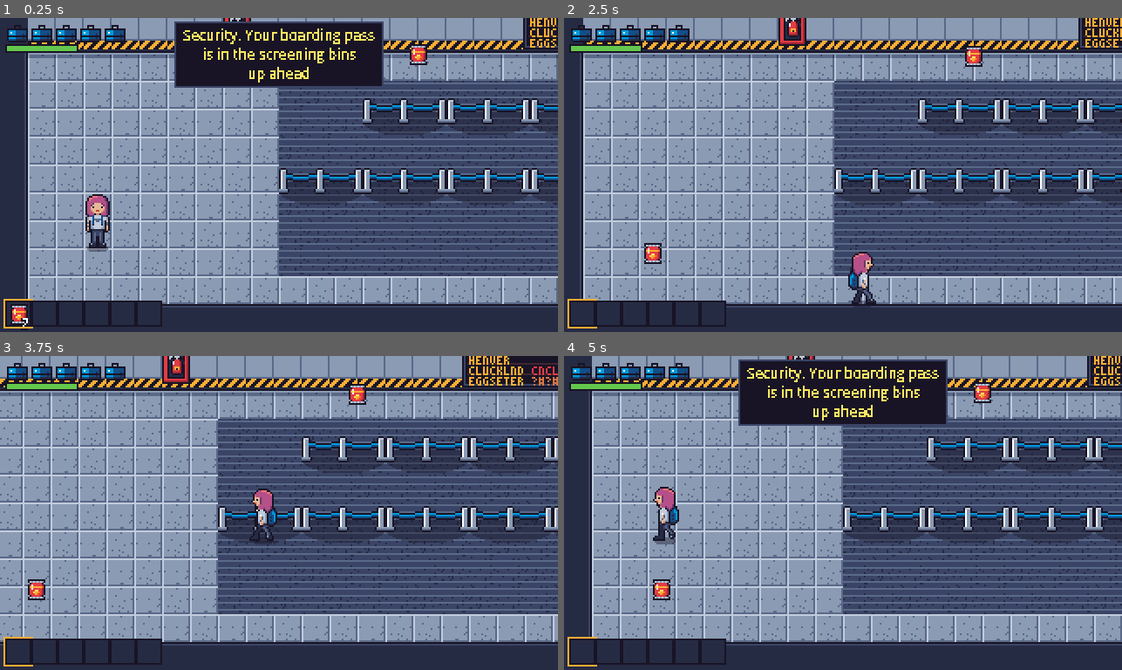
Above: before the commit, frames 1-4 (two rows, left to right).
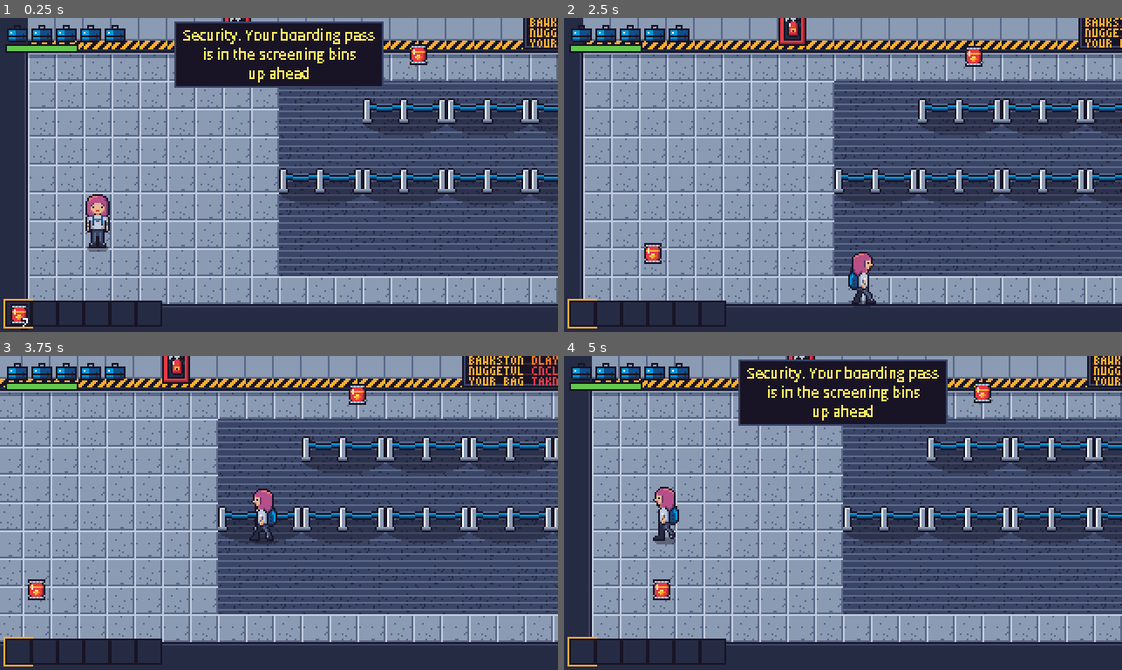
Above: after the commit, the same moments.

Repository: mvdmakesthings/PlanePoultryPanic
Game: Godot game, scene res://scenes/levels/level_02_security.tscn
Same seed, same stepped clock (60 frames per second), same inputs: the game is played once before the commit and once after it. This scene is started directly instead of the project's main scene.
Inputs (mouse positions are in pixels of both pictures, inside the frame that each line leads up to):
- Up to frame 1 (0.25 s): no input
- Up to frame 2 (2.5 s): tap Enter (ui_accept) at 0.5, 0.77, 1.07, 1.52, 1.82 s; move the mouse to (965, 159) at 0.52 s; hold D (move_right) 0.53-1.28 s; hold G (drop_item) 0.53-1.28 s; click (965, 159) at 0.67 s; move the mouse to (731, 190) at 1.27 s; hold S (move_down) 1.28-2.03 s; tap E (eat_snack) at 1.35 s; move the mouse to (898, 105) at 2.02 s; hold D (move_right) from 2.03 s (still down); hold F (interact) from 2.03 s (still down)
- Up to frame 3 (3.75 s): move the mouse to (251, 575) at 2.77 s; release D (move_right) at 2.78 s; release F (interact) at 2.78 s; hold W (move_up) 2.78-3.53 s; tap R (next_item) at 2.85 s; click (251, 575) at 2.92 s; tap Enter (ui_accept) at 3.02, 3.32 s; move the mouse to (446, 560) at 3.52 s; hold A (move_left) from 3.53 s (still down); hold Q (prev_item) from 3.53 s (still down)
- Up to frame 4 (5 s): keep holding A (move_left); tap Enter (ui_accept) at 3.77, 4.07, 4.52, 4.82 s; move the mouse to (675, 465) at 4.27 s; release Q (prev_item) at 4.28 s; tap Shift (run) at 4.35 s

The runs differ from the first frame. In frame 1, 0.1% of the frame differs, in the area x 95-100%, y 0-10%; in frame 2, 0.2%; in frame 3, 0.4%, in the area x 84-100%, y 0-10%; in frame 4, 0.1%.

Commit message:
Give each area its own, stranger departure board
Security, the Food Court, the gate areas and the final gate each hang
their own board: YOUR BAG TAKN, DRUMSTIK RUN!, GATE C13 LAST CALL, and
at the end HUMANS GONE and BAWK BWK. Arrivals keeps the original.

Diff:
--- a/game/scenes/levels/level_02_security.tscn
+++ b/game/scenes/levels/level_02_security.tscn
@@ -2,7 +2,7 @@
 
 [ext_resource type="Script" path="res://scripts/levels/level_02_security.gd" id="1_r"]
 [ext_resource type="Texture2D" path="res://assets/sprites/signs.png" id="2_r"]
-[ext_resource type="Texture2D" path="res://assets/sprites/departure_board.png" id="3_r"]
+[ext_resource type="Texture2D" path="res://assets/sprites/departure_board_security.png" id="3_r"]
 [ext_resource type="Script" path="res://scripts/objects/flipbook_sprite.gd" id="4_r"]
 [ext_resource type="Texture2D" path="res://assets/sprites/window.png" id="5_r"]
 [ext_resource type="Texture2D" path="res://assets/sprites/security_litter.png" id="6_r"]
--- a/game/scenes/levels/level_03_food_court.tscn
+++ b/game/scenes/levels/level_03_food_court.tscn
@@ -3,7 +3,7 @@
 [ext_resource type="Script" path="res://scripts/levels/level_03_food_court.gd" id="1_r"]
 [ext_resource type="Texture2D" path="res://assets/sprites/restaurant_fronts.png" id="2_r"]
 [ext_resource type="Texture2D" path="res://assets/sprites/signs.png" id="3_r"]
-[ext_resource type="Texture2D" path="res://assets/sprites/departure_board.png" id="4_r"]
+[ext_resource type="Texture2D" path="res://assets/sprites/departure_board_food_court.png" id="4_r"]
 [ext_resource type="Script" path="res://scripts/objects/flipbook_sprite.gd" id="5_r"]
 [ext_resource type="Texture2D" path="res://assets/sprites/food_litter.png" id="6_r"]
 [ext_resource type="Texture2D" path="res://assets/sprites/floor_litter.png" id="7_r"]
--- a/game/scenes/levels/level_04_gates.tscn
+++ b/game/scenes/levels/level_04_gates.tscn
@@ -2,7 +2,7 @@
 
 [ext_resource type="Script" path="res://scripts/levels/level_04_gates.gd" id="1_r"]
 [ext_resource type="Texture2D" path="res://assets/sprites/gate_doors.png" id="2_r"]
-[ext_resource type="Texture2D" path="res://assets/sprites/departure_board.png" id="3_r"]
+[ext_resource type="Texture2D" path="res://assets/sprites/departure_board_gates.png" id="3_r"]
 [ext_resource type="Script" path="res://scripts/objects/flipbook_sprite.gd" id="4_r"]
 [ext_resource type="Texture2D" path="res://assets/sprites/window.png" id="5_r"]
 [ext_resource type="Texture2D" path="res://assets/sprites/gates_litter.png" id="6_r"]
--- a/game/scenes/levels/level_05_final_gate.tscn
+++ b/game/scenes/levels/level_05_final_gate.tscn
@@ -2,7 +2,7 @@
 
 [ext_resource type="Script" path="res://scripts/levels/level_05_final_gate.gd" id="1_r"]
 [ext_resource type="Texture2D" path="res://assets/sprites/night_window.png" id="2_r"]
-[ext_resource type="Texture2D" path="res://assets/sprites/departure_board.png" id="3_r"]
+[ext_resource type="Texture2D" path="res://assets/sprites/departure_board_final.png" id="3_r"]
 [ext_resource type="Script" path="res://scripts/objects/flipbook_sprite.gd" id="4_r"]
 [ext_resource type="Texture2D" path="res://assets/sprites/final_litter.png" id="5_r"]
 [ext_resource type="PackedScene" path="res://scenes/objects/walkway.tscn" id="6_r"]
Binary file added: game/assets/sprites/departure_board_final.png
Not shown, added: game/assets/sprites/departure_board_final.png.import
Binary file added: game/assets/sprites/departure_board_food_court.png
Not shown, added: game/assets/sprites/departure_board_food_court.png.import
Binary file added: game/assets/sprites/departure_board_gates.png
Not shown, added: game/assets/sprites/departure_board_gates.png.import
Binary file added: game/assets/sprites/departure_board_security.png
Not shown, added: game/assets/sprites/departure_board_security.png.import
Not shown, changed: tools/sprites/build.py
Not shown, changed: tools/sprites/set_dressing.py
